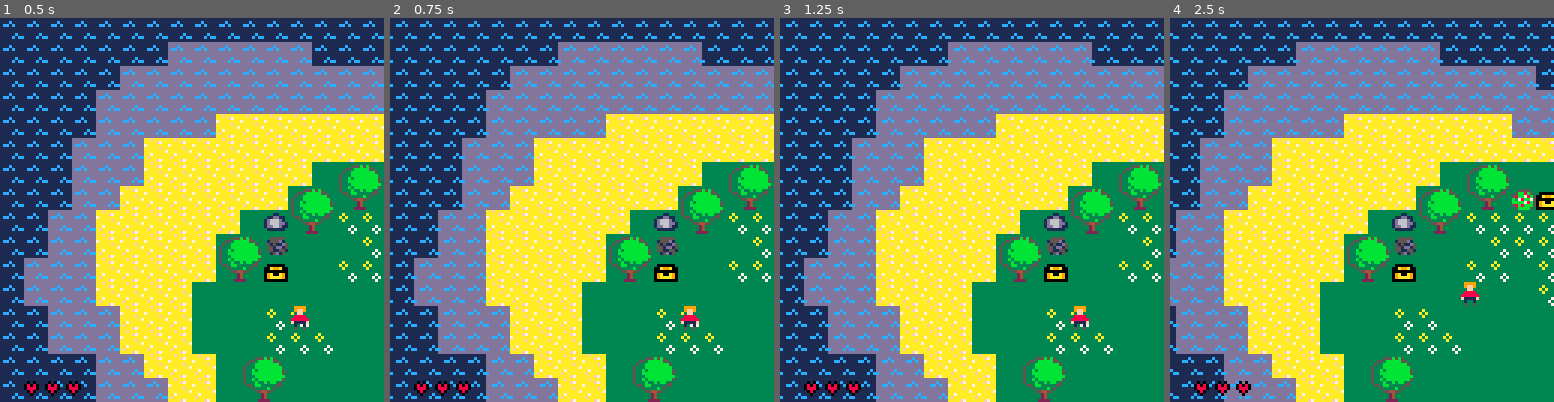
Above: before the commit, frames 1-4 (left to right).
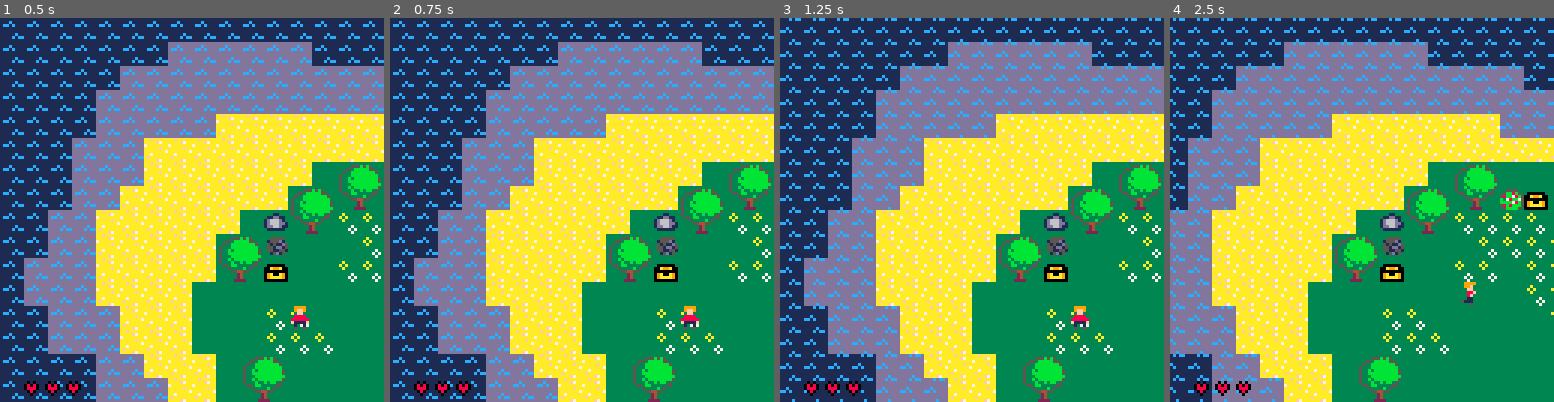
Above: after the commit, the same moments.

Repository: AbsolutRenal/Pico-8---The-Legend-of-Bobby
Game: PICO-8 cartridge bobby.p8
Same seed, same stepped clock (60 frames per second), same inputs: the game is played once before the commit and once after it.
Inputs:
- Up to frame 1 (0.5 s): tap X (X key) at 0.33 s
- Up to frame 2 (0.75 s): tap O (Z key) at 0.7 s
- Up to frame 3 (1.25 s): tap X (X key) at 1.07 s
- Up to frame 4 (2.5 s): hold Right 1.6-2.1 s; tap O (Z key) at 1.7, 2.1 s; tap X (X key) at 1.85 s; hold Up 2.15-2.42 s; hold Right from 2.47 s (still down)

Frame 1 is identical in both runs. In frame 2, 9.4% of the frame differs, in the area x 0-100%, y 0-100%; in frame 3, 13%; in frame 4, 30%.

Commit message:
V14
GPS mode

Diff:
--- a/bobby.p8
+++ b/bobby.p8
@@ -31,6 +31,24 @@
 spr_water_standing = 44
 spr_water = 36
 spr_deep_water = 52
+
+spr_water2 = 37
+spr_deep_water2 = 53
+spr_sand = 51
+spr_small_tree = 34
+spr_rock1 = 50
+spr_rock2 = 55
+spr_tree1 = 32
+spr_tree2 = 33
+spr_tree3 = 48
+spr_tree4 = 49
+spr_treasure1 = 10
+spr_treasure2 = 11
+spr_treasure3 = 24
+spr_treasure4 = 25
+spr_treasure5 = 26
+spr_treasure6 = 27
+
 heart_full = 39
 heart_empty = 42
 spr_treasure_opened = 25
@@ -84,7 +102,38 @@
  hearts = 3
  current_bomb = nil
  selected_item = 1
- map_changes = {}
+ state = state_game
+ map_data = {}
+ create_gps_map()
+end
+
+function create_gps_map()
+ for j=0,63 do
+  for i=0,127 do
+   if i%16 == 0 and j%16 == 0 then
+    map(i, j, 0, 0, 16, 16)
+   end
+   add(map_data, color_for_sprite(mget(i, j)))
+  end
+ end
+end
+
+function color_for_sprite(sprite)
+ local col = background_color
+ if sprite == spr_water or sprite == spr_water2 then
+  col = 13
+ elseif sprite == spr_deep_water or sprite == spr_deep_water2 then
+  col = 1
+ elseif sprite == spr_sand then
+  col = 10
+ elseif sprite == spr_small_tree or sprite == spr_tree1 or sprite == spr_tree2 or sprite == spr_tree3 or sprite == spr_tree4 then
+  col = 11
+ elseif sprite == spr_rock1 or sprite == spr_rock2 then
+  col = 5
+ elseif sprite == spr_treasure1 or sprite == spr_treasure3 or sprite == spr_treasure4 or sprite == spr_treasure5 or sprite == spr_treasure6 then
+  col = 9
+ end
+ return col
 end
 
 function _update()
@@ -97,6 +146,15 @@
    delay_co = nil
   end
  end
+
+ if state == state_game then
+  handle_game_update()
+ elseif state == state_gps then
+  handle_gps_update()
+ end
+end
+
+function handle_game_update()
 	if tick%refresh_rate == 0 then
 		move_speed = walking
 		if btn(btn_2) then
@@ -112,6 +170,12 @@
 	tick = (tick +1)%300
 end
 
+function handle_gps_update()
+ if not btn(btn_2) then
+  state = state_game
+ end
+end
+
 function select_item()
  if not is_on_terrain_type(flag_deep_water) and not btn_1_down then
   btn_1_down = true
@@ -141,6 +205,8 @@
   move_speed = running
  elseif item_available(spr_bomb) and current_bomb == nil then
   current_bomb = {x=bobby.x - map_x, y=bobby.y - map_y, count_down=90, hitbox={x=0, y=0, width=8, height=8}}
+ elseif item_available(spr_gps) then
+  state = state_gps
  end
 end
 
@@ -258,7 +324,7 @@
   for cell in all(cells) do
    if collide_with({cell},flag_treasure) and not treasure_is_opened(cell) then
     mset(cell.x, cell.y, spr_treasure_opened)
-    --tick = 0
+    spr(spr_treasure_opened, cell.x * 8 + map_x, cell.y * 8 + map_y)
    	move_count = 0
     current_spr = set_current_spr(spr_open_treasure)
     water_spr = spr_water_standing
@@ -372,6 +438,24 @@
 end
 
 function _draw()
+ if state == state_game then
+  draw_game()
+ elseif state == state_gps then
+  draw_gps()
+ end
+end
+
+function draw_gps()
+ rectfill(0, 0, 127, 127, 0)
+ local i = 0
+ for col in all(map_data) do
+  pset(i%128, 32 + flr(i/128), col)
+  i	+= 1
+ end
+ circ(flr((bobby.x - map_x)/8), flr((bobby.y - map_y)/8) + 32, 2, 8)
+end
+
+function draw_game()
  if not should_draw then
   return
  end
@@ -413,14 +497,6 @@
  end
 end
 
-function draw_opened_treasure()
- for item in all(opened_treasure) do
-  if item.x >= flr(-map_x/8) and item.x <= flr((128 - map_x)/8) and item.y >= flr(-map_y/8) and item.y <= flr((128 - map_y)/8) then
-   spr(spr_treasure_opened,item.x*8 + map_x,item.y*8 + map_y)
-  end
- end
-end
-
 function draw_hud()
  local h
  for i=1,hearts do
@@ -639,165 +715,165 @@
 0000000000000000000000000000000000000000000000001010000000000000080801000202000000000000000000000101010004040021000000000000000000000000000000000000000000000000000000000808000000000000000000000000000001011000000000000000000000000000000000000000000000000000
 0000000000000000000000000000000000000000000000000000000000000000000000000000000000000000000000000000000000000000000000000000000000000000000000000000000000000000000000000000000000000000000000000000000000000000000000000000000000000000000000000000000000000000
 __map__
-3434343434343434343434343434343434343434343434343434343434343434343434343434343434343434343434343434343434343434343434343434343434340000000000000000000000000000000000000000000000000000000000000000000000000000000000000000000000000000000000000000000000000000
-3434343434343424242424242434343434343434343434343434343434343434343434342424242434343434343434343434343434342424242424242424242424240000000000000000000000000000000000000000000000000000000000000000000000000000000000000000000000000000000000000000000000000000
-3434343434242424242424242424242424343434343434343434343434343434343434242424242424242424243434343434342424242433333333333333332424242424240000000000000000000000000000000000000000000000000000000000000000000000000000000000000000000000000000000000000000000000
-3434343424242424242424242424242424242424242424242424343434343434343434342424242424242424242424242424242424242433333300003333333333333333240000000000000000000000000000000000000000000000000000000000000000000000000000000000000000000000000000000000000000000000
-3434343424242424243333333333333324242424242424242424242424243434343434343424242424242424242424242424242424243333000000000000000033333333333300000000000000000000000000000000000000000000000000000000000000000000000000000000000000000000000000000000000000000000
-3434342424243333333333333333333333333333333333242424242424242424343434343424242424242424242424242424242433333300000000000000000000000000000000000000000000000000000000000000000000000000000000000000000000000000000000000000000000000000000000000000000000000000
-3434342424243333333333333300202100000037000033333324242424242424242434343434342424242424242424242424333333000000000000000000000000000000000000000000000000000000000000000000000000000000000000000000000000000000000000000000000000000000000000000000000000000000
-3434342424333333333333332021303122180000000000003333333324242424242424242434343434242424242424243333333300000000000000000000000000000000000000000000000000000000000000000000000000000000000000000000000000000000000000000000000000000000000000000000000000000000
-3434242433333333333300323031232323230000000000000000003333333333242424242424243434342424242424333333000000000000000000000000000000000000000000000000000000000000000000000000000000000000000000000000000000000000000000000000000000000000000000000000000000000000
-3434242433333333332021370000002323232323000000000000000000333333333324242424242424242424242424333333000000000000000000000000000000000000000000000000000000000000000000000000000000000000000000000000000000000000000000000000000000000000000000000000000000000000
-3424242433333333333031180000232300232323320000000000000020210033333333333324242424242424242433333300000000000000000000000000000000000000000000000000000000000000000000000000000000000000000000000000000000000000000000000000000000000000000000000000000000000000
-3424242433333333000000000000000000232300000000000000000030312021003333333333242433333333333333330000000000000000000000000000000000000000000000000000000000000000000000000000000000000000000000000000000000000000000000000000000000000000000000000000000000000000
-3434242424333333000000232300000000002323232300000000202118003031202100333333333333333333333333330000000000000000000000000000000000000000000000000000000000000000000000000000000000000000000000000000000000000000000000000000000000000000000000000000000000000000
-3434242424333333000000232323000000000000000022000000303100000000303100003333333333333333333300000000000000000000000000000000000000000000000000000000000000000000000000000000000000000000000000000000000000000000000000000000000000000000000000000000000000000000
-3434343424243333330020210000000000000000000000000000000000000000000000000000333333333333330000000000000000000000000000000000000000000000000000000000000000000000000000000000000000000000000000000000000000000000000000000000000000000000000000000000000000000000
-3434343424242433330030310000000000000000000000000000000000000000000000000000003333333333330000000000000000000000000000000000000000000000000000000000000000000000000000000000000000000000000000000000000000000000000000000000000000000000000000000000000000000000
-3434343434242433333300232323232300000020210000000000202100000000000000370000000000000020210000000000000000000000000000000000000000000000000000000000000000000000000000000000000000000000000000000000000000000000000000000000000000000000000000000000000000000000
-3434343434242433333300000023230000000030312323000000303100000000370000000000000000000030310000000000000000000000000000000000000000000000000000000000000000000000000000000000000000000000000000000000000000000000000000000000000000000000000000000000000000000000
-3434343434242433333300232323232323003218000000230000000000000000000000000000002200000020210000000000000000000000000000000000000000000000000000000000000000000000000000000000000000000000000000000000000000000000000000000000000000000000000000000000000000000000
-3434343434242433333300232323232323230000002200000000000000000000000000000000220000320030310000000000000000000000000000000000000000000000000000000000000000000000000000000000000000000000000000000000000000000000000000000000000000000000000000000000000000000000
-3434343434243333333300000023230000230000000023000000000000000000000000320000002200000000000000000000000000000000000000000000000000000000000000000000000000000000000000000000000000000000000000000000000000000000000000000000000000000000000000000000000000000000
-3434343424243333330020210000000000000000000023000000000000000000002021320000000000000000000000000000000000000000000000000000000000000000000000000000000000000000000000000000000000000000000000000000000000000000000000000000000000000000000000000000000000000000
-3434342424243333000030312200000000000000000000000000000000000000003031000000000000000000000000000000000000000000000000000000000000000000000000000000000000000000000000000000000000000000000000000000000000000000000000000000000000000000000000000000000000000000
-3434343424243333003232180000000000220000000000000000000022000000000000000000000000000000000000000000000000000000000000000000000000000000000000000000000000000000000000000000000000000000000000000000000000000000000000000000000000000000000000000000000000000000
-3434343424243333000032000000000000000020210000000022000000000000000000000000000000000000000000000000000000000000000000000000000000000000000000000000000000000000000000000000000000000000000000000000000000000000000000000000000000000000000000000000000000000000
-3434342424243333003200000000000000000030310000000000000000000000000000220000002021000000000000000000000000000000000000000000000000000000000000000000000000000000000000000000000000000000000000000000000000000000000000000000000000000000000000000000000000000000
-3434342424333300000000000000000000202100000000000000000000000000000000000000003031000000000000000000000000000000000000000000000000000000000000000000000000000000000000000000000000000000000000000000000000000000000000000000000000000000000000000000000000000000
-3434342424000000000000000023000000303100202100000000320000000000000000002200000000000000000000000000000000000000000000000000000000000000000000000000000000000000000000000000000000000000000000000000000000000000000000000000000000000000000000000000000000000000
-3434342424240023232323182323000000000000303100000000000000000000202100000000000000000000000000000000000000000000000000000000000000000000000000000000000000000000000000000000000000000000000000000000000000000000000000000000000000000000000000000000000000000000
-3434342424240023232322370023230000000000000000000000000000000000303100000000000000000000000000000000000000000000000000000000000000000000000000000000000000000000000000000000000000000000000000000000000000000000000000000000000000000000000000000000000000000000
-3434342424240020210000000000000000000000000000000000000000000000000000000000000000000000000000000000000000000000000000000000000000000000000000000000000000000000000000000000000000000000000000000000000000000000000000000000000000000000000000000000000000000000
-3434343424240030310000000000000000000032000000000000003200000000000000000000000000000000000000000000000000000000000000000000000000000000000000000000000000000000000000000000000000000000000000000000000000000000000000000000000000000000000000000000000000000000
-…(130 lines of a section not shown)…
+3434343434343434343434343434343434343434343434343434343434343434343434343434343434343434343434343434343434343434343434343434343434340000000000000000000000000034343434000000000000000000000000000000000000000000000000000000000000000000000000000000000034343434
+3434343434343424242424242434343434343434343434343434343434343434343434342424242434343434343434343434343434342424242424242424242424240000000000000000000000000000000000000000000000000000000000000000000000000000000000000000000000000000000000000000000034343434
+3434343434242424242424242424242424343434343434343434343434343434343434242424242424242424243434343434342424242433333333333333332424242424240000000000000000000000000000000000000000000000000000000000000000000000000000000000000000000000000000000000000000003434
+3434343424242424242424242424242424242424242424242424343434343434343434342424242424242424242424242424242424242433333300003333333333333333240000000000000000000000000000000000000000000000000000000000000000000000000000000000000000000000000000000000000000003434
+3434343424242424243333333333333324242424242424242424242424243434343434343424242424242424242424242424242424243333000000000000000033333333333300000000000000000000000000000000000000000000000000000000000000000000000000000000000000000000000000000000000000003434
+3434342424243333333333333333333333333333333333242424242424242424343434343424242424242424242424242424242433333300000000000000000000000000000000000000000000000000000000000000000000000000000000000000000000000000000000000000000000000000000000000000000000003434
+3434342424243333333333333300202100000037000033333324242424242424242434343434342424242424242424242424333333000000000000000000000000000000000000000000000000000000000000000000000000000000000000000000000000000000000000000000000000000000000000000000000000003434
+3434342424333333333333332021303122180000000000003333333324242424242424242434343434242424242424243333333300000000000000000000000000000000000000000000000000000000000000000000000000000000000000000000000000000000000000000000000000000000000000000000000000003434
+3434242433333333333300323031232323230000000000000000003333333333242424242424243434342424242424333333000000000000000000000000000000000000000000000000000000000000000000000000000000000000000000000000000000000000000000000000000000000000000000000000000000003434
+3434242433333333332021370000002323232323000000000000000000333333333324242424242424242424242424333333000000000000000000000000000000000000000000000000000000000000000000000000000000000000000000000000000000000000000000000000000000000000000000000000000000003534
+3424242433333333333031180000232300232323320000000000000020210033333333333324242424242424242433333300000000000000000000000000000000000000000000000000000000000000000000000000000000000000000000000000000000000000000000000000000000000000000000000000000000003434
+3424242433333333000000000000000000232300000000000000000030312021003333333333242433333333333333330000000000000000000000000000000000000000000000000000000000000000000000000000000000000000000000000000000000000000000000000000000000000000000000000000000000003434
+3434242424333333000000232300000000002323232300000000202118003031202100333333333333333333333333330000000000000000000000000000000000000000000000000000000000000000000000000000000000000000000000000000000000000000000000000000000000000000000000000000000000003434
+3434242424333333000000232323000000000000000022000000303100000000303100003333333333333333333300000000000000000000000000000000000000000000000000000000000000000000000000000000000000000000000000000000000000000000000000000000000000000000000000000000000000003434
+3434343424243333330020210000000000000000000000000000000000000000000000000000333333333333330000000000000000000000000000000000000000000000000000000000000000000000000000000000000000000000000000000000000000000000000000000000000000000000000000000000000000003434
+3434343424242433330030310000000000000000000000000000000000000000000000000000003333333333330000000000000000000000000000000000000000000000000000000000000000000000000000000000000000000000000000000000000000000000000000000000000000000000000000000000000000003434
+3434343434242433333300232323232300000020210000000000202100000000000000370000000000000020210000000000000000000000000000000000000000000000000000000000000000000000000000000000000000000000000000000000000000000000000000000000000000000000000000000000000000003434
+3434343434242433333300000023230000000030312323000000303100000000370000000000000000000030310000000000000000000000000000000000000000000000000000000000000000000000000000000000000000000000000000000000000000000000000000000000000000000000000000000000000000003434
+3434343434242433333300232323232323003218000000230000000000000000000000000000002200000020210000000000000000000000000000000000000000000000000000000000000000000000000000000000000000000000000000000000000000000000000000000000000000000000000000000000000000003434
+3434343434242433333300232323232323230000002200000000000000000000000000000000220000320030310000000000000000000000000000000000000000000000000000000000000000000000000000000000000000000000000000000000000000000000000000000000000000000000000000000000000000003434
+3434343434243333333300000023230000230000000023000000000000000000000000320000002200000000000000000000000000000000000000000000000000000000000000000000000000000000000000000000000000000000000000000000000000000000000000000000000000000000000000000000000000003434
+3434343424243333330020210000000000000000000023000000000000000000002021320000000000000000000000000000000000000000000000000000000000000000000000000000000000000000000000000000000000000000000000000000000000000000000000000000000000000000000000000000000000003434
+3434342424243333000030312200000000000000000000000000000000000000003031000000000000000000000000000000000000000000000000000000000000000000000000000000000000000000000000000000000000000000000000000000000000000000000000000000000000000000000000000000000000003434
+3434343424243333003232180000000000220000000000000000000022000000000000000000000000000000000000000000000000000000000000000000000000000000000000000000000000000000000000000000000000000000000000000000000000000000000000000000000000000000000000000000000000003434
+3434343424243333000032000000000000000020210000000022000000000000000000000000000000000000000000000000000000000000000000000000000000000000000000000000000000000000000000000000000000000000000000000000000000000000000000000000000000000000000000000000000000003434
+3434342424243333003200000000000000000030310000000000000000000000000000220000002021000000000000000000000000000000000000000000000000000000000000000000000000000000000000000000000000000000000000000000000000000000000000000000000000000000000000000000000000003434
+3434342424333300000000000000000000202100000000000000000000000000000000000000003031000000000000000000000000000000000000000000000000000000000000000000000000000000000000000000000000000000000000000000000000000000000000000000000000000000000000000000000000003434
+3434342424000000000000000023000000303100202100000000320000000000000000002200000000000000000000000000000000000000000000000000000000000000000000000000000000000000000000000000000000000000000000000000000000000000000000000000000000000000000000000000000000003434
+3434342424240023232323182323000000000000303100000000000000000000202100000000000000000000000000000000000000000000000000000000000000000000000000000000000000000000000000000000000000000000000000000000000000000000000000000000000000000000000000000000000000003434
+3434342424240023232322370023230000000000000000000000000000000000303100000000000000000000000000000000000000000000000000000000000000000000000000000000000000000000000000000000000000000000000000000000000000000000000000000000000000000000000000000000000000003434
+3434342424240020210000000000000000000000000000000000000000000000000000000000000000000000000000000000000000000000000000000000000000000000000000000000000000000000000000000000000000000000000000000000000000000000000000000000000000000000000000000000000000003434
+3434343424240030310000000000000000000032000000000000003200000000000000000000000000000000000000000000000000000000000000000000000000000000000000000000000000000000000000000000000000000000000000000000000000000000000000000000000000000000000000000000000000003434
+…(130 lines of a section not shown)…
Not shown, changed: 92 lines of the sprite sheet (__gfx__) section of bobby.p8
